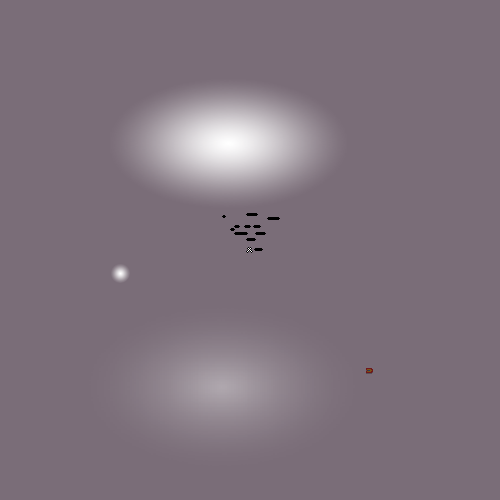
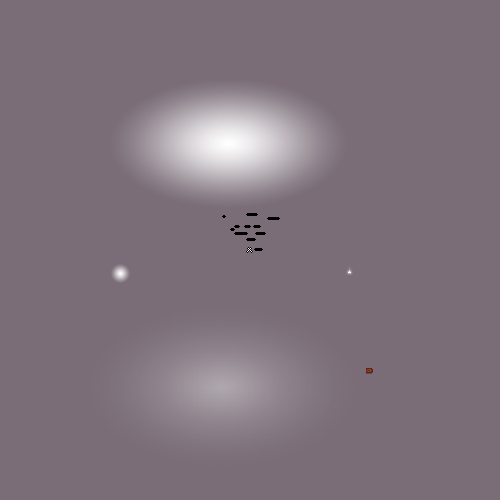
Revision of a layered 500px x 500px image; what changed, layer by layer:
added layer "LootOrb.png" above "DestinationMark.png" over [348, 267, 351, 273]
